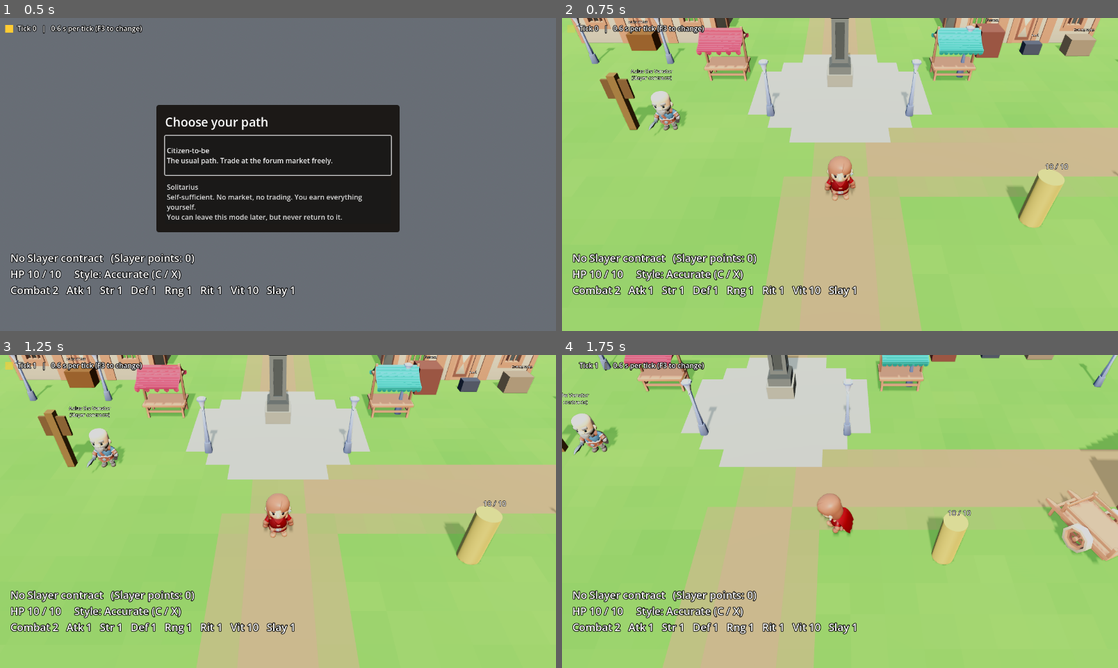
Above: before the commit, frames 1-4 (two rows, left to right).
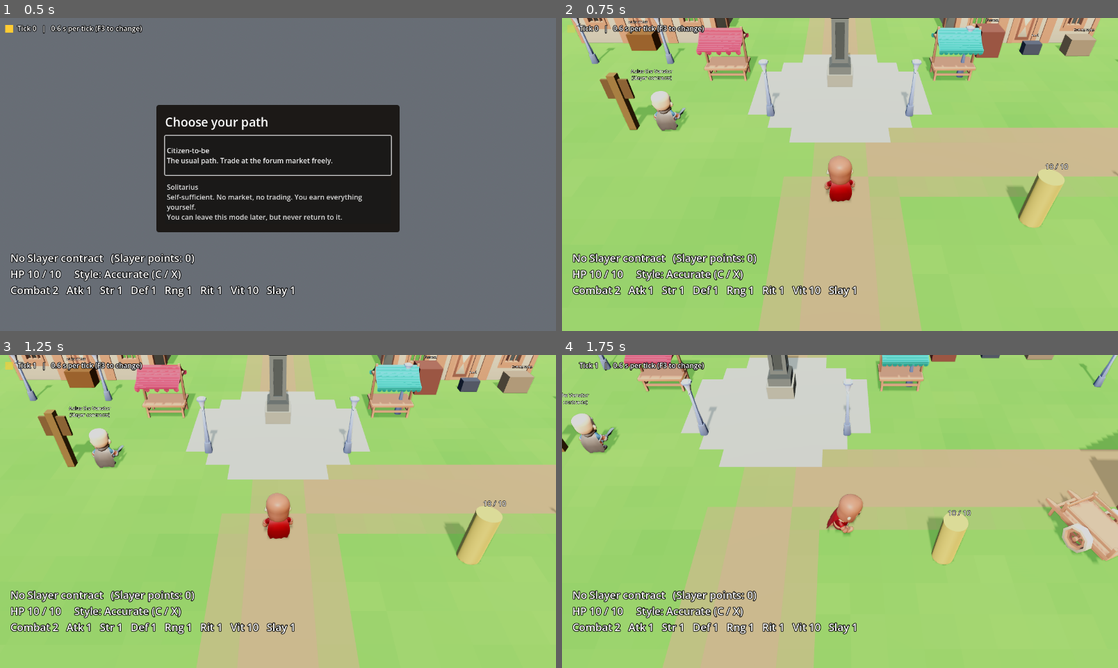
Above: after the commit, the same moments.

Repository: DanteArcese/legio
Game: Godot game, scene res://scenes/main.tscn
Same seed, same stepped clock (60 frames per second), same inputs: the game is played once before the commit and once after it.
Inputs (mouse positions are in pixels of both pictures, inside the frame that each line leads up to):
- Up to frame 1 (0.5 s): no input
- Up to frame 2 (0.75 s): click "Citizen-to-be The usual path.…" at 0.5 s
- Up to frame 3 (1.25 s): no input
- Up to frame 4 (1.75 s): tap Enter (ui_accept) at 1.25, 1.52 s; move the mouse to (962, 495) at 1.27 s; hold D (move_right) from 1.28 s (still down); tap Down (camera_down) at 1.35 s; click (962, 495) at 1.42 s

Frame 1 is identical in both runs. In frame 2, 0.7% of the frame differs, in the area x 15-53%, y 24-59%; in frame 3, 0.7%; in frame 4, 1.0%, in the area x 1-55%, y 19-58%.

Commit message:
Turn KayKit models to face the game's forward (#72)
Co-Authored-By: Claude Opus 5.5 <noreply@anthropic.com>
Claude-Session: https://claude.ai/code/session_01LWcDeJx5tZMUXidHZumWzT

Diff:
--- a/game/scripts/world/kaykit_character.gd
+++ b/game/scripts/world/kaykit_character.gd
@@ -42,6 +42,8 @@
 static func create(appearance: Dictionary) -> Node3D:
 	var character := new()
 	var model: Node3D = load(ROOT + appearance["scene"] + ".glb").instantiate()
+	# KayKit models face +Z (glTF's convention); the game's forward is -Z.
+	model.rotation.y = PI
 	character.add_child(model)
 	character.scale = Vector3.ONE * BASE_SCALE * float(appearance.get("size", 1.0))
 	character._player = model.find_children("*", "AnimationPlayer", true, false)[0]
--- a/game/tests/test_player_look.gd
+++ b/game/tests/test_player_look.gd
@@ -39,3 +39,12 @@
 		check(ResourceLoader.exists(PlayerLook.LEGION_TEXTURES[body]), "%s texture" % body)
 	check(PlayerLook.appearance({}).has("texture"), "the starting tunic is recoloured")
 	check(not PlayerLook.appearance({"body": "ritual_robe"}).has("texture"), "robes stay dark")
+
+
+func test_kaykit_characters_face_the_games_forward() -> void:
+	var KaykitCharacter := preload("res://scripts/world/kaykit_character.gd")
+	var character: Node3D = KaykitCharacter.create({"scene": "adventurers/Rogue"})
+	var model: Node3D = character.get_child(0)
+	# The model's +Z (its face) must point along the game's forward, -Z.
+	check((model.basis * Vector3.BACK).is_equal_approx(Vector3.FORWARD), "face points -Z")
+	character.free()
